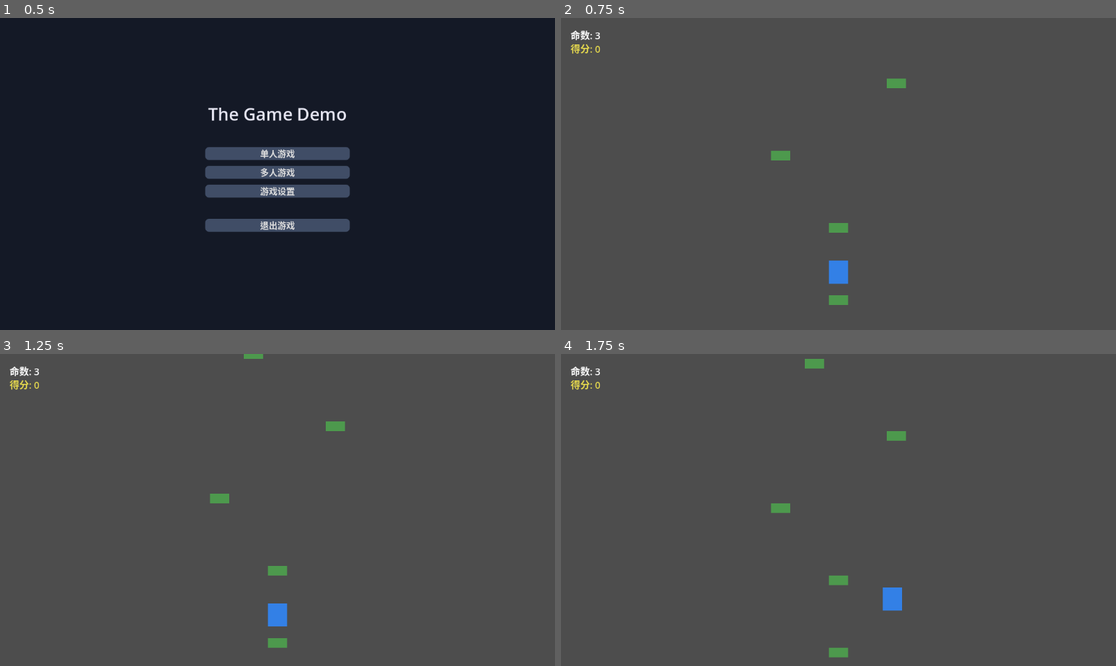
Above: before the commit, frames 1-4 (two rows, left to right).
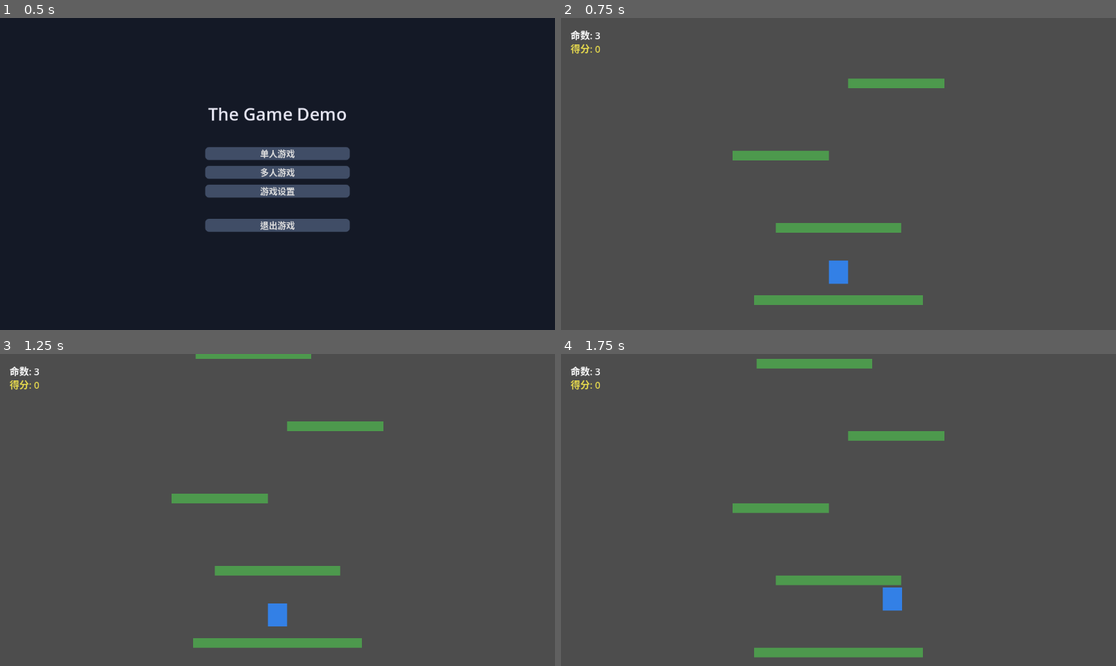
Above: after the commit, the same moments.

Repository: RainLinXi/ds-godot-2d-multiplayer
Game: Godot game, scene res://scenes/main_menu/main_menu.tscn
Two runs of this game, one before a commit and one after it. Both use one fixed random seed, a clock stepped at 60 frames per second and the inputs below.
Inputs (mouse positions are in pixels of both pictures, inside the frame that each line leads up to):
- Up to frame 1 (0.5 s): no input
- Up to frame 2 (0.75 s): click "单人游戏" at 0.5 s
- Up to frame 3 (1.25 s): no input
- Up to frame 4 (1.75 s): tap Enter (ui_accept) at 1.25, 1.52 s; move the mouse to (960, 494) at 1.27 s; hold Right (ui_right) from 1.28 s (still down); click (960, 494) at 1.42 s

Frame 1 is identical in both runs. In frame 2, 2.3% of the frame differs, in the area x 30-70%, y 19-92%; in frame 3, 2.6%; in frame 4, 2.9%, in the area x 30-70%, y 1-98%.
Error before the commit: Invalid assignment of property or key 'position' with value of type 'Vector2' on a base object of type 'Nil'. (res://scripts/game/platform.gd:15)

Commit message:
修复 Platform.set_width: @onready 变量在 add_child 之前被调用导致 Nil
- set_width() 在 instantiate() 之后、add_child() 之前被调用
- @onready 变量此时未初始化
- 改用 $ColorRect 直接访问子节点

Co-Authored-By: Claude Opus 4.6 <noreply@anthropic.com>

Diff:
--- a/the-game-demo/scripts/game/platform.gd
+++ b/the-game-demo/scripts/game/platform.gd
@@ -1,8 +1,6 @@
 class_name Platform
 extends StaticBody2D
 ## 平台 — 可站立的静态物体
-
-@onready var color_rect: ColorRect = $ColorRect
 
 
 ## 设置平台宽度（从 PlatformGenerator 调用）
@@ -12,5 +10,6 @@
 	var shape := $CollisionShape2D.shape as RectangleShape2D
 	shape.size = Vector2(width, 20.0)
 	# 更新视觉
-	color_rect.position = Vector2(-half, -10.0)
-	color_rect.size = Vector2(width, 20.0)
+	var rect := $ColorRect
+	rect.position = Vector2(-half, -10.0)
+	rect.size = Vector2(width, 20.0)
